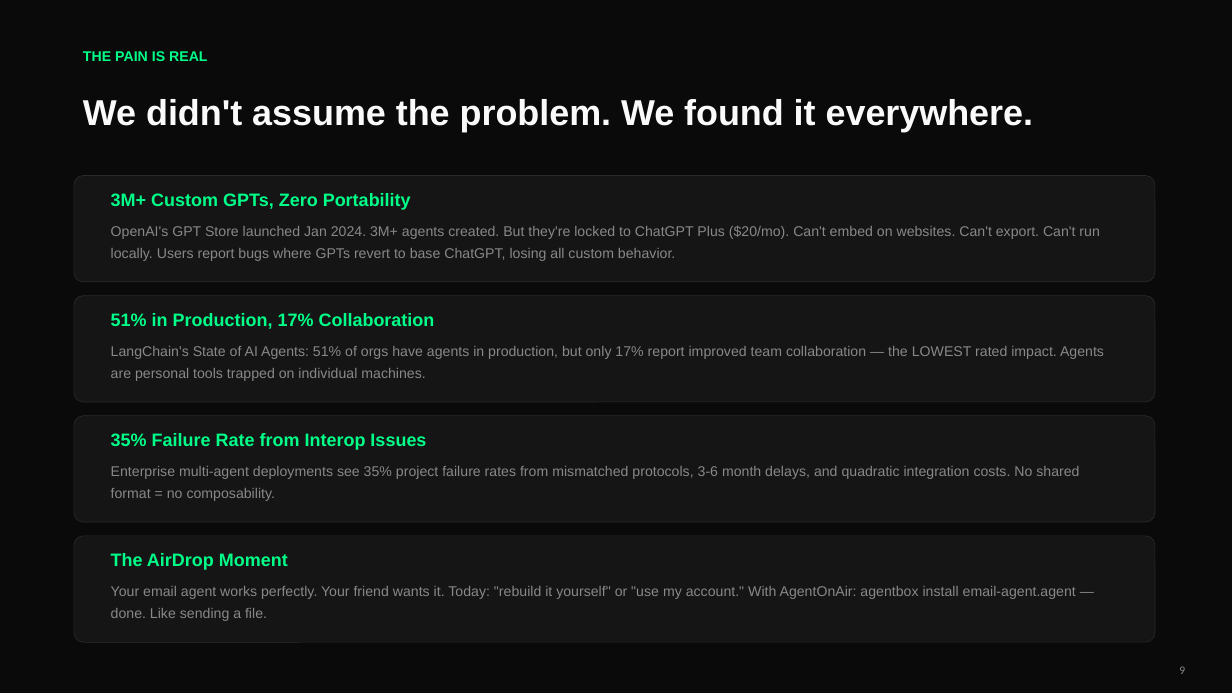
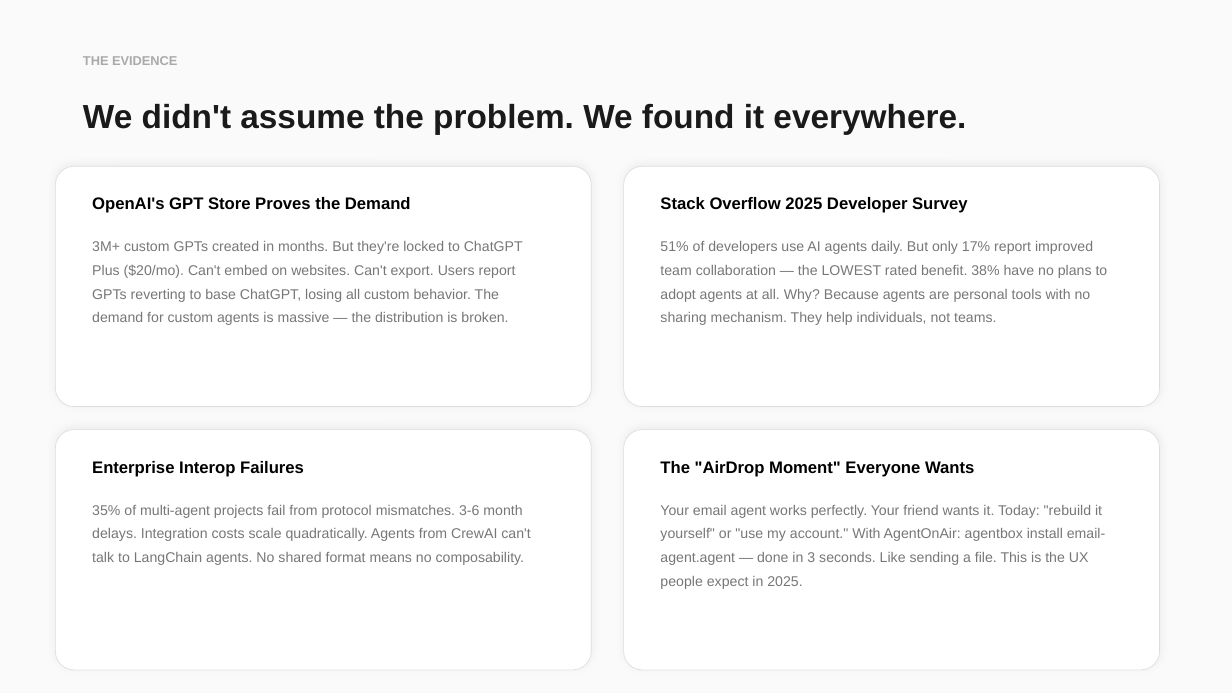
Before and after one commit to piyushhhxyz/AgentsOnAir, a slide deck: slide 9 of pitch-deck/AgentOnAir-Pitch.pptx. Drawn at 1232x693 pixels with LibreOffice and Linux fonts; fonts in the diff are those of the drawing. Boxes give left, top, right and bottom in pixels: in the first picture for what was removed or moved away, otherwise in the second. Text is boxed around its words. In the diff, an @@ line names an element or a change of style, - is before the commit and + after.

Commit message:
Rebuild pitch deck: light theme, monochromatic, bento layout, 21 slides
Complete redesign with:
- Light off-white background, monochromatic black/gray palette
- Bento grid layouts with rounded cards and subtle shadows
- 4 section dividers (black bg) for the user's 4 key questions
- Personal assistant narrative front and center (email agent story)
- Deep research with citations: MarketsandMarkets, Stack Overflow 2025,
  PwC, Gartner, npm/Docker/HuggingFace precedents
- Route to first 100 users playbook
- Business model with MRR projections
- Competitive landscape table
- 21 slides total, 488KB

```diff
--- a/pitch-deck/AgentOnAir-Pitch.pptx
+++ b/pitch-deck/AgentOnAir-Pitch.pptx
@@ background #0A0A0A to #FAFAFA @@
@@ text at [83, 56, 177, 65]: text changed; size 11 to 10 pt; text colour #00FF88 to #AAAAAA @@
-THE PAIN IS REAL
+THE EVIDENCE
@@ text "We didn't assume the problem. ..." at [83, 104, 966, 135]: size 28 to 26 pt, text colour #FAFAFA to #1A1A1A @@
@@ rounded rectangle: place and size @@
-rounded rectangle at [74, 176, 1155, 282]
+rounded rectangle at [55, 166, 592, 407]
@@ rounded rectangle: place and size @@
-rounded rectangle at [74, 296, 1155, 402]
+rounded rectangle at [624, 166, 1160, 407]
@@ text at [92, 197, 411, 213]: text changed; size 14 to 13 pt; text colour #00FF88 to #000000 @@
-3M+ Custom GPTs, Zero Portability
+OpenAI's GPT Store Proves the Demand
@@ text added at [660, 197, 968, 213], 13 pt, text #000000, bold @@
+Stack Overflow 2025 Developer Survey
@@ text at [92, 241, 523, 325]: text changed; text colour #888888 to #777777 @@
-OpenAI's GPT Store launched Jan 2024. 3M+ agents created. But they're locked to ChatGPT Plus ($20/mo). Can't embed on websites. Can't export. Can't run locally. Users report bugs where GPTs revert to base ChatGPT, losing all custom behavior.
+3M+ custom GPTs created in months. But they're locked to ChatGPT Plus ($20/mo). Can't embed on websites. Can't export. Users report GPTs reverting to base ChatGPT, losing all custom behavior. The demand for custom agents is massive — the distribution is broken.
@@ text at [660, 241, 1108, 325]: text changed; text colour #888888 to #777777 @@
-LangChain's State of AI Agents: 51% of orgs have agents in production, but only 17% report improved team collaboration — the LOWEST rated impact. Agents are personal tools trapped on individual machines.
+51% of developers use AI agents daily. But only 17% report improved team collaboration — the LOWEST rated benefit. 38% have no plans to adopt agents at all. Why? Because agents are personal tools with no sharing mechanism. They help individuals, not teams.
@@ text removed at [111, 313, 435, 329] @@
-51% in Production, 17% Collaboration
@@ fill #151515 to #FFFFFF; outline #2A2A2A 0.5 pt to #DDDDDD 0.5 pt; shadow on; proportions changed in 4 elements at [624, 166, 1160, 407], [624, 430, 1160, 670], [55, 166, 592, 407], [55, 430, 592, 670] @@
@@ rounded rectangle: place and size @@
-rounded rectangle at [74, 416, 1155, 522]
+rounded rectangle at [55, 430, 592, 670]
@@ rounded rectangle: place and size @@
-rounded rectangle at [74, 536, 1155, 642]
+rounded rectangle at [624, 430, 1160, 670]
@@ text at [92, 461, 304, 477]: text changed; size 14 to 13 pt; text colour #00FF88 to #000000 @@
-35% Failure Rate from Interop Issues
+Enterprise Interop Failures
@@ text at [660, 461, 974, 477]: text changed; size 14 to 13 pt; text colour #00FF88 to #000000 @@
-The AirDrop Moment
+The "AirDrop Moment" Everyone Wants
@@ text at [92, 505, 530, 565]: text changed; text colour #888888 to #777777 @@
-Enterprise multi-agent deployments see 35% project failure rates from mismatched protocols, 3-6 month delays, and quadratic integration costs. No shared format = no composability.
+35% of multi-agent projects fail from protocol mismatches. 3-6 month delays. Integration costs scale quadratically. Agents from CrewAI can't talk to LangChain agents. No shared format means no composability.
@@ text at [660, 505, 1105, 589]: text changed; text colour #888888 to #777777 @@
-Your email agent works perfectly. Your friend wants it. Today: "rebuild it yourself" or "use my account." With AgentOnAir: agentbox install email-agent.agent — done. Like sending a file.
+Your email agent works perfectly. Your friend wants it. Today: "rebuild it yourself" or "use my account." With AgentOnAir: agentbox install email-agent.agent — done in 3 seconds. Like sending a file. This is the UX people expect in 2025.
@@ page number removed at [1179, 666, 1185, 674] @@
-9
```
Also in this commit, not shown: 17 other slides changed, 3 slides added, 4 slides removed.
